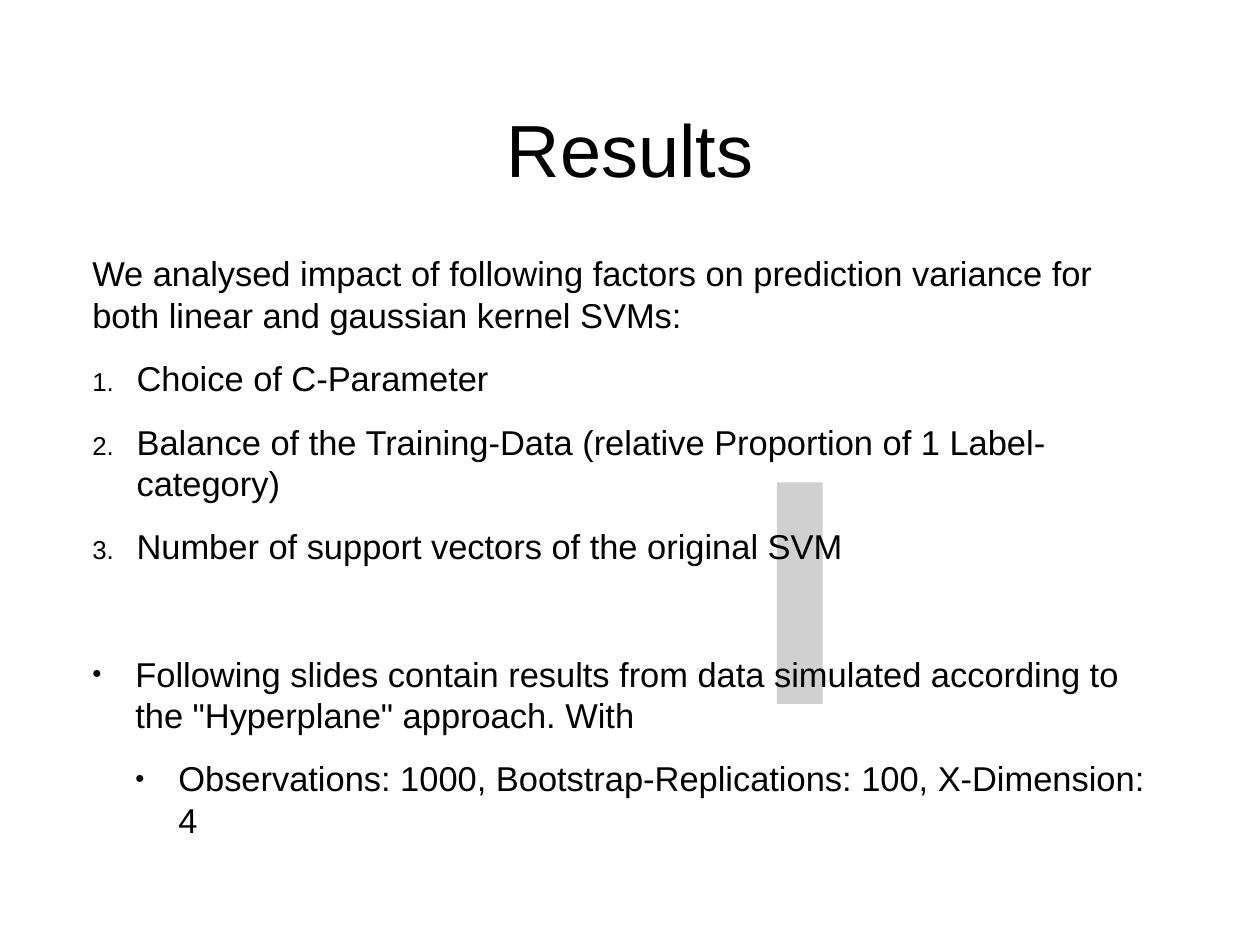
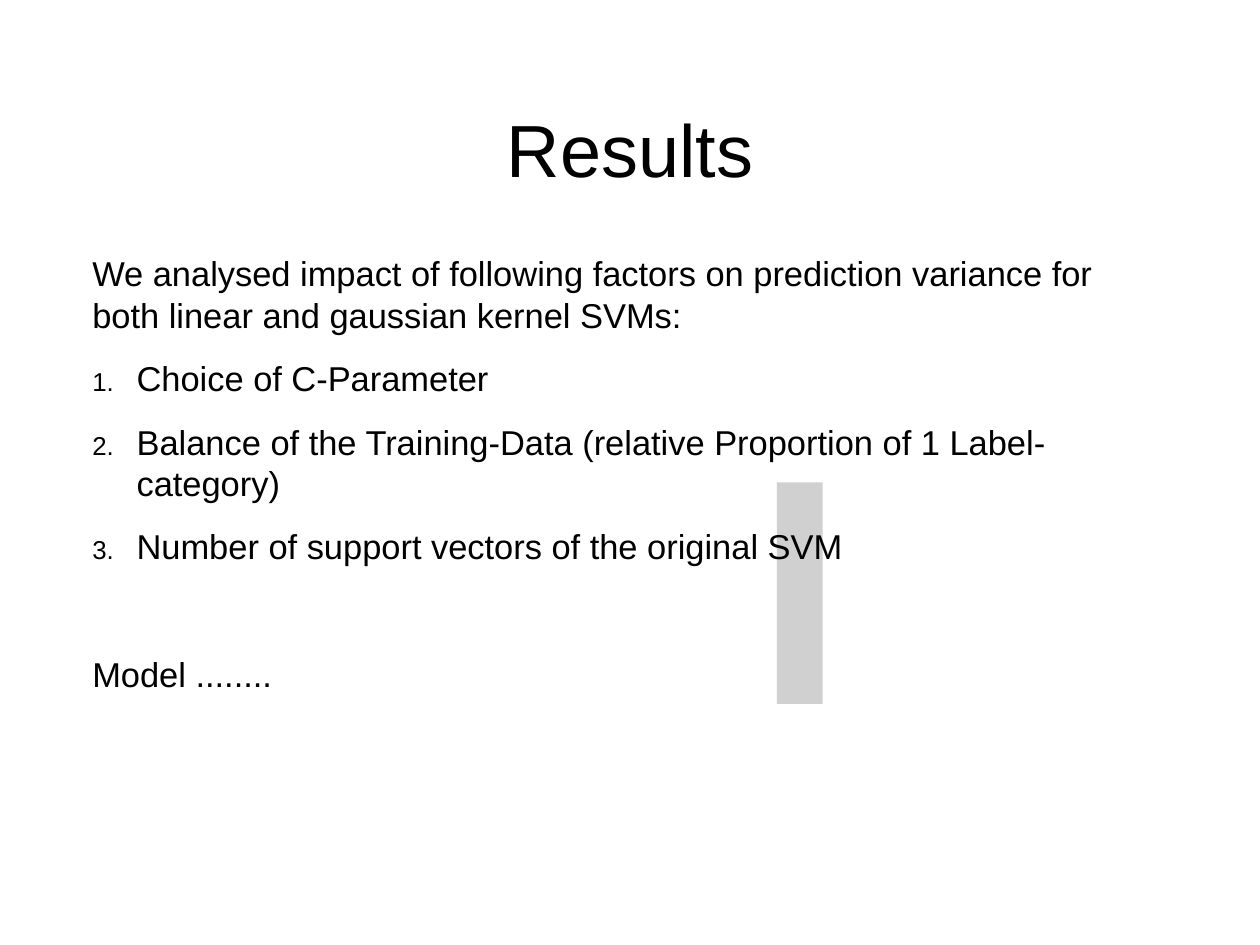
Before and after one commit to ThomasGoerttler/BootstrapingSVM, a slide deck: slide 8 of Präsentation/slides.pptx. Drawn at 1260x945 pixels with LibreOffice and Linux fonts; fonts in the diff are those of the drawing; grey boxes stand for pictures. Boxes give left, top, right and bottom in pixels: in the first picture for what was removed or moved away, otherwise in the second. Text is boxed around its words. In the diff, an @@ line names an element or a change of style, - is before the commit and + after.

```diff
--- a/Präsentation/slides.pptx
+++ b/Präsentation/slides.pptx
@@ text at <box>92,662,186,688</box>: text changed @@
-• Following slides contain results from data simulated according to the "Hyperplane" approach. With
-  • Observations: 1000, Bootstrap-Replications: 100, X-Dimension: 4
+Model ........
```
Also in this commit, not shown: 3 other slides changed, 1 slide removed, 17 other files.
